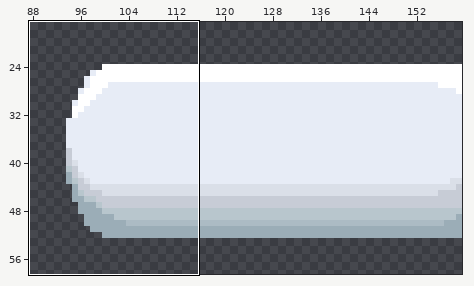
Pixel-art file: resources/art/menu/tiktak_fly_by.aseprite. Above, an overview of the earlier version with the close-up marked.
Close-up. Earlier state:
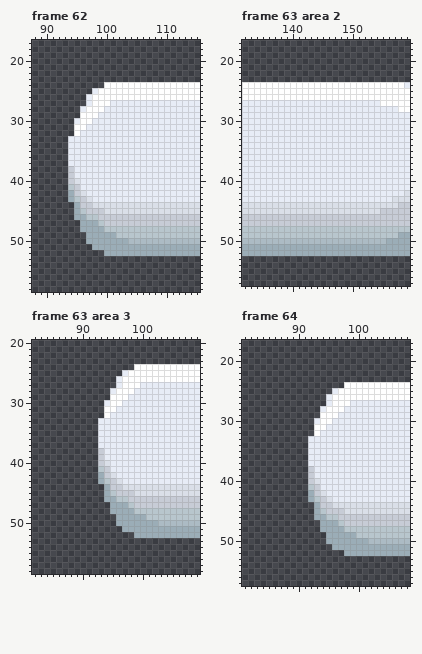
160x90 pixels, 69 frames. Shown: frame 62: x 88..115, y 17..58; frame 63 area 2: x 132..159, y 17..57; frame 63 area 3: x 82..109, y 20..58; frame 64: x 81..108, y 17..57. The wide view leaves out empty margins. The commit also changed other frames or places, which this record leaves out.
After:
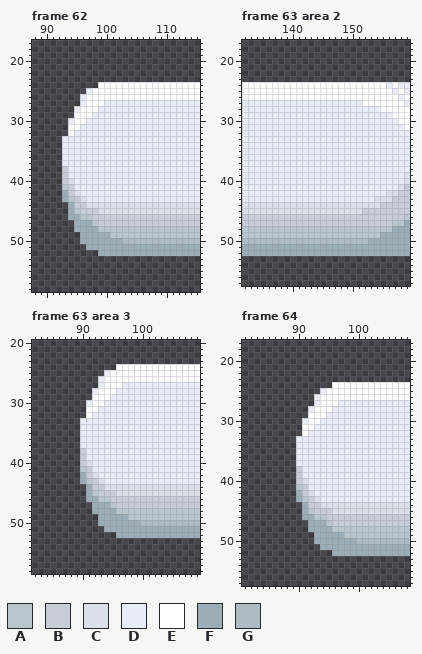
Palette (. is transparent): A #b8c6cd  B #c7ccd6  C #dadfe8  D #e7ecf6  E #ffffff  F #9badb7  G #acbbc4
The edit:
Changed rows in their new state; - is an unchanged pixel.
Frame 62:
first column x 93:
24 ------E----
25 ----DE-----
26 ---DE------
27 ---DE--D---
28 --DE--D----
29 --E--D-----
30 -DE-D------
31 -E-D-------
32 -ED--------
33 D----------
34 D----------
35 D----------
36 D----------
37 D----------
38 BD---------
39 BD---------
40 BCD--------
41 ABD--------
42 FBCD-------
43 FABCD------
44 -FB-C------
45 -FAB--C----
46 -F-A-B-----
47 --F--AB----
48 --F---A----
49 ---F----A--
50 ---F------G
51 ----F------
52 ------F----
Frame 63 area 2:
first column x 152:
24 ----D-D-
25 -----D-D
26 ------D-
27 EEE----D
28 ---EEE--
29 -----EEE
30 ------EE
31 -------E
first column x 152:
39 -------C
40 -------C
41 ------CB
42 ----CCBB
43 --CCCBBB
44 ---BBB--
45 BBB-----
46 -------A
47 -----AAF
48 -----FFF
49 ---FFF--
50 -FFF----
Frame 63 area 3:
first column x 90:
24 ------EEE----
25 ----DEEE-----
26 ---DEEE------
27 ---DEEEDDD---
28 --DEEEDDD----
29 --EEEDDD-----
30 -DEE-DD------
31 -EEDDD-------
32 -EDDD--------
33 DDD----------
34 DDD----------
35 DDD----------
36 DDD----------
37 DDD----------
38 BDDD---------
39 BDDD---------
40 BCDDD--------
41 ABDDD--------
42 FBCDDD-------
43 FABCDDD------
44 -FBBCCC------
45 -FABBBCCC----
46 -FFAABBB-----
47 --FFFABBB----
48 --FFF-AAA----
49 ---FFF--AAA--
50 ---FFF----GGG
51 ----FFF------
52 ------FFF----
Frame 64:
first column x 90:
24 ------EE----
25 ----DEE-----
26 ---DEE------
27 ---DEE-DD---
28 --DEE-DD----
29 --EE-DD-----
30 -DEEDD------
31 -EEDD-------
32 -EDD--------
33 DD----------
34 DD----------
35 DD----------
36 DD----------
37 DD----------
38 BDD---------
39 BDD---------
40 BCDD--------
41 ABDD--------
42 FBCDD-------
43 FABCDD------
44 -FBBCC------
45 -FABB-CC----
46 -FFAABB-----
47 --FF-ABB----
48 --FF--AA----
49 ---FF---AA--
50 ---FF-----GG
51 ----FF------
52 ------FF----
